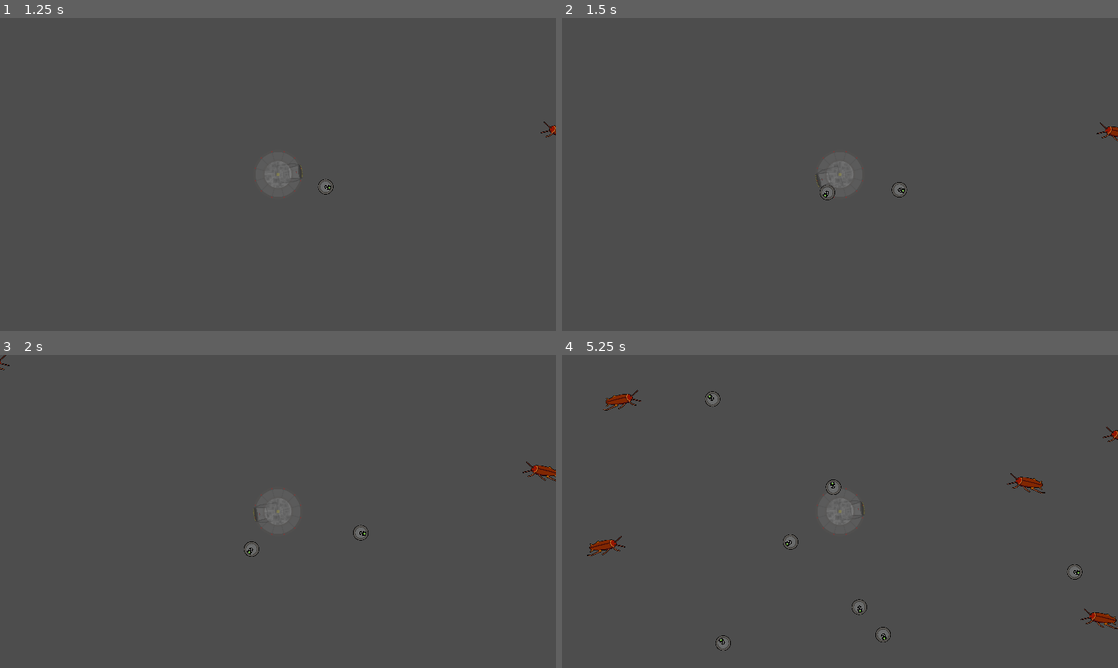
Above: before the commit, frames 1-4 (two rows, left to right).
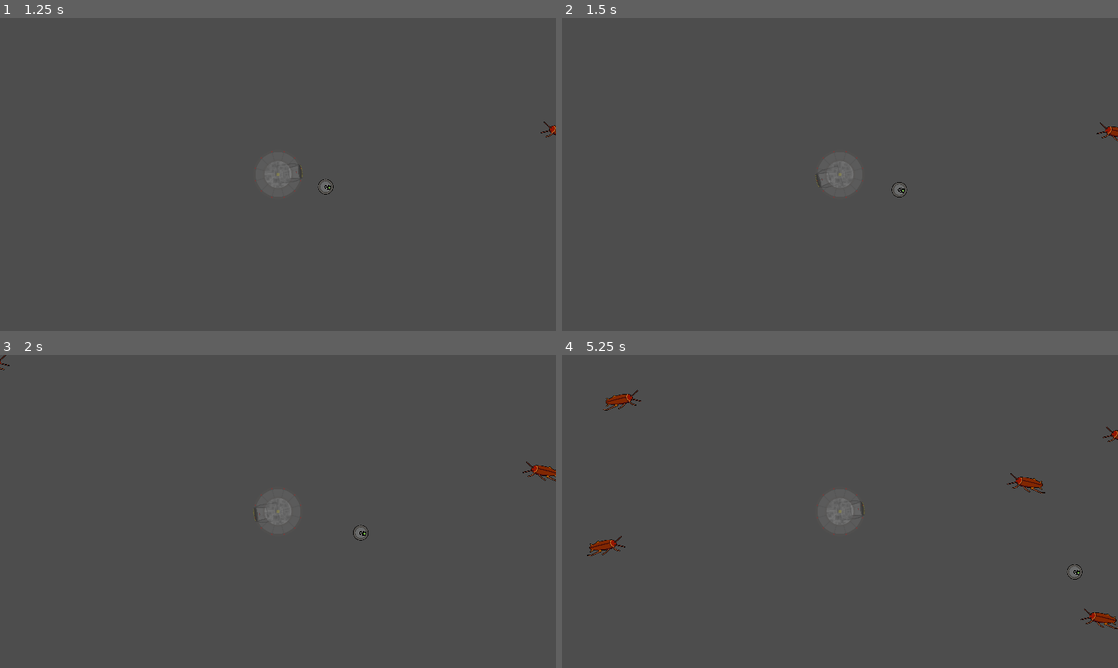
Above: after the commit, the same moments.

Repository: PlainOldNoah/DroneDeployer
Game: Godot game, scene res://main.tscn
The game is run twice, just before and just after one commit, with the same random seed, the same clock (stepped at 60 frames per second) and the same inputs.
Inputs (mouse positions are in pixels of both pictures, inside the frame that each line leads up to):
- Up to frame 1 (1.25 s): tap Enter at 0.5 s; move the mouse to (400, 158) at 0.52 s; press the mouse at (400, 158) at 0.53 s
- Up to frame 2 (1.5 s): move the mouse to (728, 190) at 1.27 s; release the mouse at (728, 190) at 1.28 s; click (728, 190) at 1.35 s
- Up to frame 3 (2 s): no input
- Up to frame 4 (5.25 s): move the mouse to (895, 442) at 2.02 s; press the mouse at (895, 442) at 2.03 s; move the mouse to (812, 574) at 2.77 s; release the mouse at (812, 574) at 2.78 s; click (812, 574) at 2.85 s; move the mouse to (1006, 558) at 3.52 s; press the mouse at (1006, 558) at 3.53 s; move the mouse to (673, 464) at 4.27 s; release the mouse at (673, 464) at 4.28 s; click (673, 464) at 4.35 s; move the mouse to (867, 511) at 5.02 s; press the mouse at (867, 511) at 5.03 s

Frame 1 is identical in both runs. In frame 2, less than 0.1% of the frame differs, in the area x 46-50%, y 53-59%; in frame 3, less than 0.1%; in frame 4, 0.4%, in the area x 25-60%, y 11-95%.

Commit message:
Enemies are now area2ds

Diff:
--- a/Drone Deployer/drone_core/drone.gd
+++ b/Drone Deployer/drone_core/drone.gd
@@ -15,10 +15,12 @@
 var collectable:bool = false
 var home_pos:Vector2 = Vector2.ZERO
 
+var acceleration:float = 5.0
 # Knockback
+var do_knockback:bool = false
 var kb_velocity:Vector2 = Vector2.ZERO
 var kb_resist:float = 1.0
-var kb_recovery:float = 1.0
+var kb_recovery:float = 0.01
 var kb_cuttoff:float = 0.0
 
 
@@ -27,32 +29,54 @@
 	set_state(STATES.STORED)
 
 
+#func _process(delta):
+#	print(velocity, "|", kb_velocity)
+
 func _physics_process(delta):
-	var collision:KinematicCollision2D
-	handle_knockback(delta)
+	handle_movement(delta)
+#	print(kb_velocity)
+#	var collision:KinematicCollision2D
+#	handle_knockback(delta)
+#
+#	if  kb_velocity.length() > 0.01:
+#		print(kb_velocity.length())
+#		collision = move_and_collide(kb_velocity * delta)
+#	else:
+#		collision = move_and_collide(velocity * delta)
+#
+#	if collision:
+#		handle_collision(collision)
 
-	if kb_velocity != Vector2.ZERO:
-		collision = move_and_collide(kb_velocity * delta)
-	else:
-		collision = move_and_collide(velocity * delta)
+
+func handle_movement(delta):
+	var collision:KinematicCollision2D = null
+
+	if do_knockback:
+		var lerp_weight:float = kb_recovery * delta
+#		print(kb_velocity.lerp(Vector2.ZERO, lerp_weight))
+#		kb_velocity -= kb_velocity.lerp(Vector2.ZERO, lerp_weight)
+#		collision = move_and_collide(kb_velocity * delta)
+#		velocity -= velocity.lerp(Vector2.ZERO, lerp_weight)
+#	else:
+	collision = move_and_collide(velocity * delta)
 
 	if collision:
 		handle_collision(collision)
 
 
-
 func apply_knockback(dir:Vector2, force:int):
-	print("APPLY: ", Time.get_ticks_msec())
-	kb_velocity = (dir * force) / kb_resist
+	do_knockback = true
+	set_velocity_from_vector(velocity.bounce(dir), force)
+#	kb_velocity = (dir * force) / kb_resist
 
 # NOTE: kb_vel for some reason isn't being set to anything
 
-func handle_knockback(delta):
-	print(kb_velocity, ", ", kb_velocity.length())
-	if kb_cuttoff < kb_velocity.length():
-		var lerp_weight:float = kb_recovery * delta
-		kb_velocity.x = lerp(kb_velocity.x, 0.0, lerp_weight)
-		kb_velocity.y = lerp(kb_velocity.y, 0.0, lerp_weight)
+#func handle_knockback(delta):
+#	print(kb_velocity, ", ", kb_velocity.length())
+#	if kb_cuttoff < kb_velocity.length():
+#		var lerp_weight:float = kb_recovery * delta
+#		kb_velocity.x = lerp(kb_velocity.x, 0.0, lerp_weight)
+#		kb_velocity.y = lerp(kb_velocity.y, 0.0, lerp_weight)
 
 
 
@@ -70,6 +94,7 @@
 	match state:
 
 		STATES.DEPLOYED:
+			set_physics_process(true)
 			collision_shape.set_deferred("disabled", false)
 			set_visible(true)
 			collectable = false
@@ -78,6 +103,7 @@
 			pass
 
 		STATES.STORED:
+			set_physics_process(false)
 			collision_shape.set_deferred("disabled", true)
 			set_visible(false)
 			set_velocity_from_vector(Vector2i.ZERO, 0)
@@ -127,8 +153,9 @@
 		collider.set_velocity_from_vector(velocity.bounce(collision.get_normal()))
 		collider.change_facing_direction()
 	elif collider.is_in_group("enemy"):
-		print("HIT: ", Time.get_ticks_msec())
-		apply_knockback(collider.velocity.normalized(), 150)
+		velocity = -velocity
+#		set_velocity_from_vector(velocity.bounce(collision.get_normal()), 500)
+#		apply_knockback(collision.get_normal(), 100)
 #		collider.queue_free()
 	else:
 		set_velocity_from_vector(velocity.bounce(collision.get_normal()))
--- a/Drone Deployer/enemies/base_enemy.gd
+++ b/Drone Deployer/enemies/base_enemy.gd
@@ -1,10 +1,11 @@
-extends CharacterBody2D
+extends Area2D
 
 var stats:Dictionary = {
 	"speed":0,
 	"max_hp":0
 }
 
+var velocity:Vector2 = Vector2()
 var target_pos = null
 
 
@@ -13,13 +14,15 @@
 
 
 func _physics_process(delta):
-	var collision = move_and_collide(velocity * delta)
-#	if collision:
-#		handle_collision(collision)
+	move(delta)
 
 
-#func handle_collision(_collision:KinematicCollision2D):
-#	var collider = collision.get_collider()
+# Heads towards target_pos by the velocity until point reached
+func move(delta):
+	velocity.move_toward(target_pos, delta)
+
+	if int(global_position.distance_squared_to(target_pos)) != 0:
+		global_position += velocity * delta
 
 
 # Sets the target
@@ -35,7 +38,7 @@
 
 # Sets the velocity from a provided vector
 func set_velocity_from_vector(vector:Vector2, speed:int=stats.speed):
-	set_velocity(vector.normalized() * speed)
+	velocity = (vector.normalized() * speed)
 	change_facing_direction()
 
 
--- a/Drone Deployer/enemies/base_enemy.tscn
+++ b/Drone Deployer/enemies/base_enemy.tscn
@@ -2,7 +2,7 @@
 
 [ext_resource type="Script" path="res://enemies/base_enemy.gd" id="1_uxrr6"]
 
-[node name="BaseEnemy" type="CharacterBody2D"]
+[node name="BaseEnemy" type="Area2D"]
 collision_layer = 4
 collision_mask = 0
 script = ExtResource("1_uxrr6")
--- a/Drone Deployer/main.gd
+++ b/Drone Deployer/main.gd
@@ -1,5 +1,5 @@
 extends Node
 
 func _ready():
-	for i in 20:
+	for i in 1:
 		DroneManager.create_new_drone()
